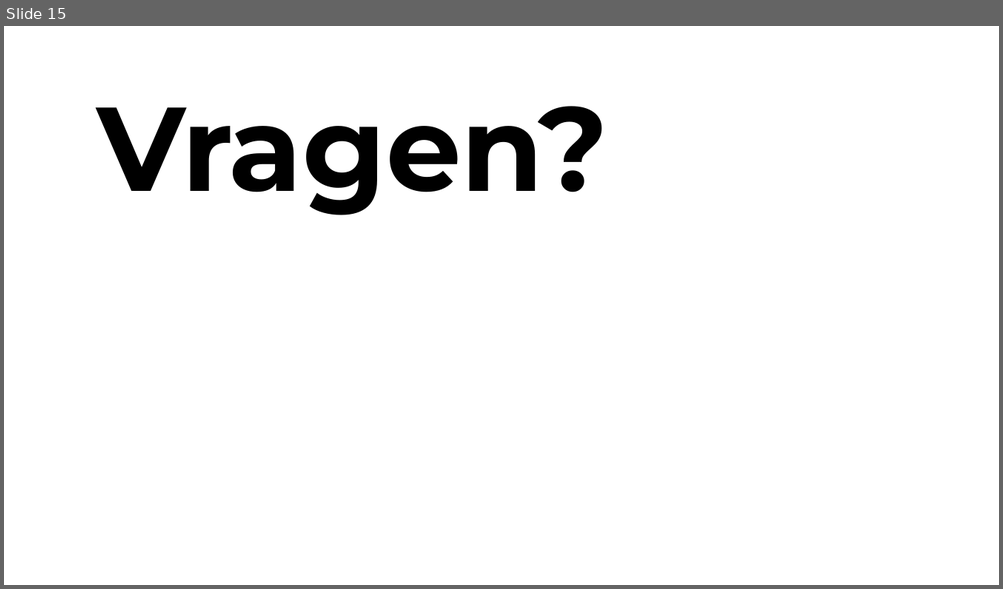
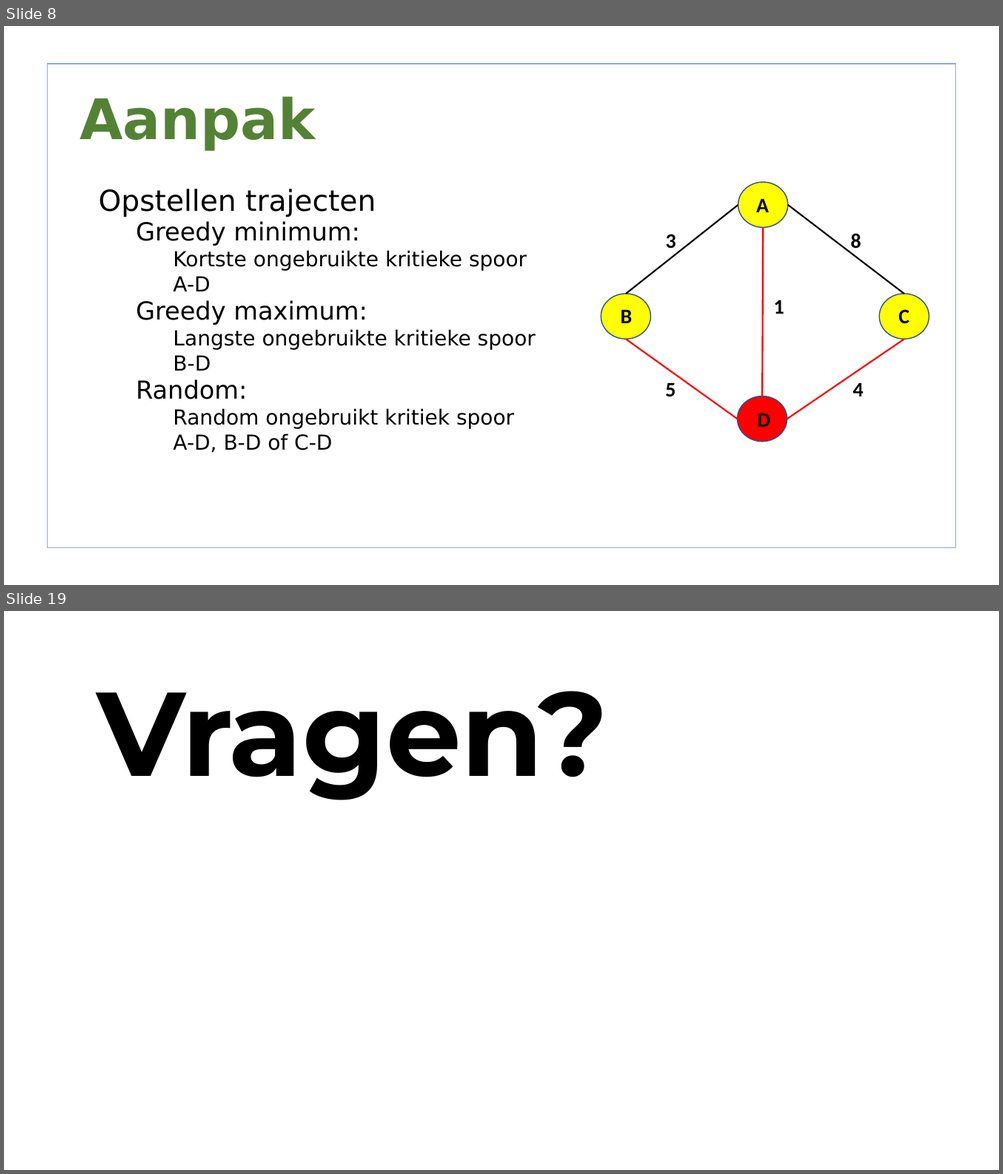
Before and after one commit to lisa259/RailNL, a slide deck: presentaties/Presentation 2.odp. Shown one above the other, each under a label of ours: slide 15 before the commit, slides 8 and 19 after it; the slides between them are not shown. The pictures are 1003x589 and 1003x1174 pixels, drawn with LibreOffice and Linux fonts; fonts in the diff are those of the drawing; background and template pictures are left out. Boxes give left, top, right and bottom in pixels: in the first picture for what was removed or moved away, otherwise in the second. Text is boxed around its words. In the diff, an @@ line names an element or a change of style, - is before the commit and + after.

```diff
--- a/presentaties/Presentation 2.odp
+++ b/presentaties/Presentation 2.odp
@@ slide 8 added at [4,26,999,585], background picture (left out) @@
@@ freeform shape added at [47,64,956,548], fill #FFFFFF, outline #8FAADC 0.99 pt @@
@@ title added at [79,96,315,151], 54 pt, text #548235, bold @@
+Aanpak
@@ text added at [99,189,535,453], 20 pt, text #000000 @@
+• Opstellen trajecten
+  • Greedy minimum:
+    • Kortste ongebruikte kritieke spoor
+    • A-D
+  • Greedy maximum:
+    • Langste ongebruikte kritieke spoor
+    • B-D
+  • Random:
+    • Random ongebruikt kritiek spoor
+    • A-D, B-D of C-D
@@ freeform shape added at [738,182,788,227], fill #FFFF00, outline #2F528F 0.99 pt @@
@@ text added at [756,198,768,212], 20 pt, text #000000, bold @@
+A
@@ line added from (626, 294) to (738, 205), #000000 1.5 pt @@
@@ line added from (904, 294) to (788, 205), #000000 1.5 pt @@
@@ text added at [666,234,676,249], 20 pt, text #000000, bold @@
+3
@@ line added from (762, 227) to (762, 397), #FF0000 1.5 pt @@
@@ text added at [851,233,861,253], 20 pt, text #000000, bold @@
+8
@@ freeform shape added at [601,294,651,339], fill #FFFF00, outline #2F528F 0.99 pt @@
@@ text added at [620,309,632,323], 20 pt, text #000000, bold @@
+B
@@ text added at [774,300,784,314], 20 pt, text #000000, bold @@
+1
@@ freeform shape added at [879,294,929,339], fill #FFFF00, outline #2F528F 0.99 pt @@
@@ text added at [898,309,909,323], 20 pt, text #000000, bold @@
+C
@@ line added from (737, 419) to (626, 339), #FF0000 1.5 pt @@
@@ line added from (787, 419) to (904, 339), #FF0000 1.5 pt @@
@@ text added at [665,383,675,397], 20 pt, text #000000, bold @@
+5
@@ freeform shape added at [737,397,788,443], fill #FF0000, outline #2F528F 0.99 pt @@
@@ text added at [853,383,863,397], 20 pt, text #000000, bold @@
+4
@@ text added at [757,413,771,427], 20 pt, text #000000, bold @@
+D
@@ what was slide 15 is now slide 19 @@
```
Also in this commit, not shown: 3 slides changed, 14 other slides added, 11 slides removed, 4 other files.
